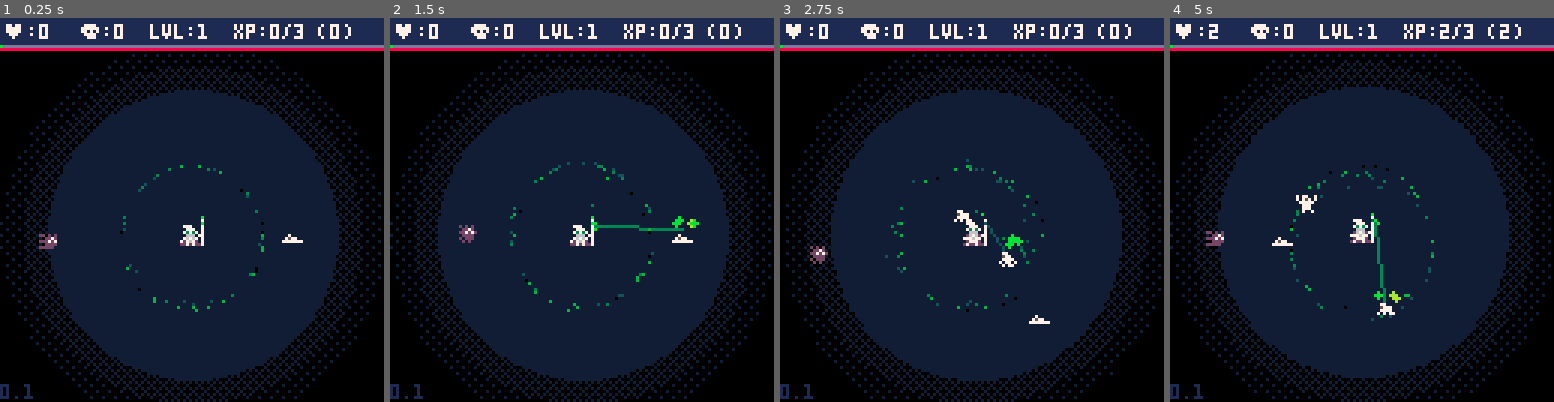
Above: before the commit, frames 1-4 (left to right).
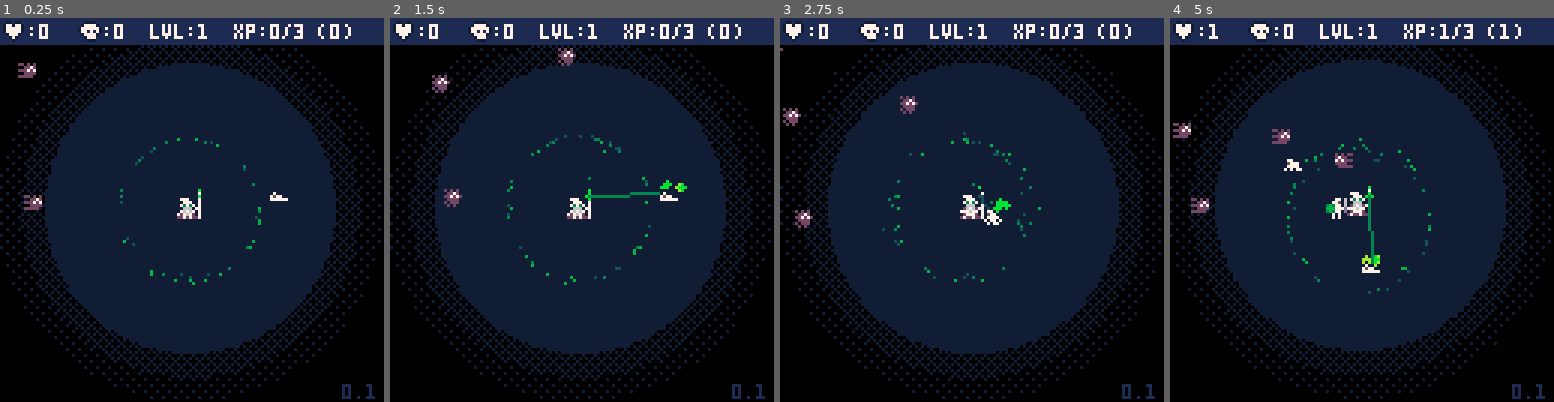
Above: after the commit, the same moments.

Repository: manyweare/heals-p8
Game: PICO-8 cartridge healers.p8
The game is run twice, just before and just after one commit, with the same random seed, the same clock (stepped at 60 frames per second) and the same inputs.
Inputs:
- Up to frame 1 (0.25 s): no input
- Up to frame 2 (1.5 s): tap X (X key) at 0.33, 1.07 s; tap O (Z key) at 0.7 s
- Up to frame 3 (2.75 s): hold Right 1.6-2.1 s; tap O (Z key) at 1.7, 2.1, 2.5 s; tap X (X key) at 1.85 s; hold Up 2.15-2.42 s; hold Right from 2.47 s (still down)
- Up to frame 4 (5 s): tap O (Z key) every 0.4 s from 2.9 to 4.9 s; tap X (X key) at 2.97, 4.08 s; release Right at 3.03 s; hold Left 3.08-3.58 s; hold Down 3.63-3.97 s; hold Right 4.02-4.68 s; hold Up from 4.73 s (still down)

The runs differ from the first frame. In frame 1, 14% of the frame differs, in the area x 0-100%, y 0-100%; in frame 2, 15%; in frame 3, 15%; in frame 4, 16%.

Commit message:
Added entity vs enemy combat
Enemies will move to and target entities
Entities fight back
They both die
When targets die, enemies attack player
Entities can now be healed while hurt

Diff:
--- a/cam.lua
+++ b/cam.lua
@@ -1,16 +1,13 @@
 -- cam
 function setup_cam()
-    cam = {
-        x = 0,
-        y = 0
-    }
+    cam = { x = 0, y = 0 }
+    shk = { x = 0, y = 0 }
     shake = 0
-    shk = { x = 0, y = 0 }
 end
 
 function update_cam()
-    cam.x = flr(p.x + (p.w / 2) - 64) - shk.x
-    cam.y = flr(p.y - (p.h / 2) - 64) - shk.y
+    cam.x = p.x + flr(p.w / 2) - 63 - shk.x
+    cam.y = p.y + flr(p.w / 2) - 63 - shk.y
     u_shake()
 end
 
--- a/coll.lua
+++ b/coll.lua
@@ -1,10 +1,11 @@
 --collision
 
+--rect rect AABB
 function rect_rect_collision(r1, r2)
-    return r1.x < r2.x + r2.w and
-        r1.x + r1.w > r2.x and
-        r1.y < r2.y + r2.h and
-        r1.y + r1.h > r2.y
+    return r1.x < r2.x + r2.w
+            and r1.x + r1.w > r2.x
+            and r1.y < r2.y + r2.h
+            and r1.y + r1.h > r2.y
 end
 
 --this function takes an object
--- a/enemies.lua
+++ b/enemies.lua
@@ -1,8 +1,19 @@
 --enemies
 
+--TODO:
+--use quickset to save tokens
+--enemy state machine:
+--enemies look for healthy entity in range -DONE
+--enemies move to and attack it -DONE
+--when entity dies, resume looking -DONE
+--if none, attack player -DONE
+--if dead, anim dead -DONE
+
 function s_enemies()
+	en_spw_tmr = 0
 	enemies = {}
-	spawn_enemies(1)
+	dead_enemies = {}
+	spawn_enemies(3)
 end
 
 function spawn_enemies(i)
@@ -16,53 +27,68 @@
 			dy = 0,
 			ss = { 64, 65, 66, 67 }, --spritesheet
 			spr = 64, --current sprite
-			hp = 10,
+			hp = 5,
 			dmg = 1,
 			spd = .25,
-			attspd = 15,
+			tgt = {},
+			attspd = 30,
 			attframe = 1,
 			animspd = 30,
+			hit = false,
 			frame = 1, --current frame
 			flip = false, --flip sprite
 			col = {},
-			col_offsets = {},
 			att_sfx = 5,
+			state = "alive"
 		}
 		--collision rect offsets relative to e
-		e.col_offset = {
-			x = 1,
-			y = 1,
-			h = -3,
-			w = -2
-		}
+		e.col_offset = { 1, 1, -2, -3 }
 		--collision rect
 		e.col = {
-			x = e.x + e.col_offset.x,
-			y = e.y + e.col_offset.y,
-			h = e.h + e.col_offset.h,
-			w = e.w + e.col_offset.w
+			x = e.x + e.col_offset[1],
+			y = e.y + e.col_offset[2],
+			w = e.w + e.col_offset[3],
+			h = e.h + e.col_offset[4]
 		}
 		add(enemies, e)
 	end
 end
 
 function u_enemies()
+	en_spw_tmr += 1
+	if (en_spw_tmr % 60 == 0) then
+		en_spw_tmr = 0
+		spawn_enemies(0 + flr(rnd(2)))
+	end
 	for e in all(enemies) do
 		u_col(e)
-		move_to_plr(e)
-		e.flip = flip_spr(e)
-		if rect_rect_collision(e.col, p.col) then
+		local tgt = p
+		--if there are entities ready
+		--find closest, make it the target
+		if not is_empty(entities) then
+			tgt = find_closest(e, entities)
+			move_to(e, tgt)
+			e.flip = flip_spr(e, tgt)
+		else
+			move_to_plr(e)
+			e.flip = flip_spr(e, p)
+		end
+		if rect_rect_collision(e.col, tgt.col) then
 			e.frame = 0
-			e_attack(e)
+			e_attack(e, tgt)
 		else
 			e.attframe = 0
 			e_anim(e)
 		end
 	end
+	move_apart(enemies, 8)
 end
 
 function d_enemies()
 	for e in all(enemies) do
+		spr(e.spr, e.x, e.y, 1, 1, e.flip)
+	end
+	for e in all(dead_enemies) do
 		spr(e.spr, e.x, e.y, 1, 1, e.flip)
 	end
 end
@@ -87,12 +113,21 @@
 	-- end
 end
 
-function e_attack(e)
+function take_dmg(e, dmg)
+	e.hit = true
+	e.hp -= dmg
+	if (e.hp <= 0) kill_enemy(e)
+end
+
+function e_attack(e, tgt)
 	if e.attframe < e.attspd / 2 then
 		if (e.attframe == 1) then
-			-- sfx(-1, 2)
 			sfx(e.att_sfx, 2)
-			p_take_damage(e.dmg, true)
+			if tgt == p then
+				p_take_damage(e.dmg, true)
+			else
+				e_take_dmg(tgt, e.dmg)
+			end
 		end
 		e.spr = e.ss[3]
 	elseif e.attframe == e.attspd then
@@ -102,3 +137,12 @@
 	end
 	e.attframe += 1
 end
+
+function kill_enemy(e)
+	e.frame = 0
+	e.spr = 68
+	e.state = "dead"
+	add(dead_enemies, e)
+	del(enemies, e)
+	sfx(sfxt.enemy_dead, 2)
+end
--- a/entities.lua
+++ b/entities.lua
@@ -1,9 +1,14 @@
 -- entities
+
+--TODO:
+--use quickset to save tokens
+
 function setup_entities()
 	spw_tmr = 0
 	decay_rate = 120
 	entities = {}
 	spawning = {}
+	dead = {}
 	spawn_entities(1)
 end
 
@@ -12,47 +17,106 @@
 		e = {
 			hp = 1 + flr(rnd(3)),
 			maxhp = 4,
+			dmg = .5,
+			attspd = 15,
+			attframe = 1,
+			att_sfx = 5,
 			x = flr(rnd(120)),
 			y = flr(rnd(120)) + hud.h,
-			w = 7,
-			h = 7,
-			ss = { 32, 33, 34, 35, 36, 37, 38, 39 },
+			w = 8,
+			h = 8,
+			ss = { 32, 33, 34, 35, 36, 37, 38, 39, 40, 41 },
 			spr = 33,
 			dist = 0,
 			decay = 0,
 			frame = 0,
 			flip = rnd() < .5,
-			tgl = true,
-			dead = false
+			tgl = true, --controls toggle-based animations
+			hit = false, --controls being hit animation
+			state = "spawning"
 		}
 		e.dist = approx_dist(p.x, p.y, e.x, e.y)
+		--collision rect offsets relative to e
+		-- x,y,w,h
+		e.col_offset = { 0, 0, -1, -2 }
+		--collision rect
+		e.col = {
+			x = e.x + e.col_offset[1],
+			y = e.y + e.col_offset[2],
+			w = e.w + e.col_offset[3],
+			h = e.h + e.col_offset[4]
+		}
 		add(spawning, e)
 	end
 end
 
 function update_entities()
 	spw_tmr += 1
-	if (spw_tmr % 60 == 0) then
+	if (spw_tmr % 120 == 0) then
 		spw_tmr = 0
-		spawn_entities(1 + rnd(2))
+		spawn_entities(1 + flr(rnd(2)))
 	end
 	for e in all(spawning) do
 		e.frame += 1
 		anim_spawn(e)
 	end
+	for e in all(dead) do
+		e.frame += 1
+		anim_dead(e)
+	end
 	for e in all(entities) do
 		e.frame += 1
-		if not e.dead then
+		if e.state == "hurt" then
 			if e.hp < e.maxhp then
 				decay_entity(e)
 				anim_entity(e)
 			else
 				anim_healed(e)
 			end
-		else
-			anim_dead(e)
-		end
-	end
+		elseif e.state == "ready" then
+			if not is_empty(enemies) then
+				local tgt = find_closest(e, enemies)
+				e.flip = flip_spr(e, tgt)
+				if rect_rect_collision(e.col, tgt.col) then
+					e.frame = 0
+					attack(e, tgt)
+				else
+					e.attframe = 0
+				end
+			end
+			anim_ready(e)
+		end
+		-- if not e.dead then
+		-- 	if e.hp < e.maxhp then
+		-- 		decay_entity(e)
+		-- 		anim_entity(e)
+		-- 	else
+		-- 		anim_healed(e)
+		-- 	end
+		-- else
+		-- 	anim_dead(e)
+		-- end
+	end
+	-- for e in all(ready) do
+	-- 	e.frame += 1
+	-- 	if (e.hp <= 0) then
+	-- 		e.dead = true
+	-- 		add(entities, e)
+	-- 		del(ready, e)
+	-- 	else
+	-- 		if not is_empty(enemies) then
+	-- 			local tgt = find_closest(e, enemies)
+	-- 			e.flip = flip_spr(e, tgt)
+	-- 			if rect_rect_collision(e.col, tgt.col) then
+	-- 				e.frame = 0
+	-- 				attack(e, tgt)
+	-- 			else
+	-- 				e.attframe = 0
+	-- 			end
+	-- 		end
+	-- 		anim_ready(e)
+	-- 	end
+	-- end
 end
 
 function decay_entity(e)
@@ -60,13 +124,37 @@
 	if (e.hp > 0) and (e.decay >= decay_rate) then
 		e.hp -= 1
 		e.decay = 0
-	end
+	elseif e.hp <= 0 then
+		kill_entity(e)
+	end
+end
+
+function attack(e, tgt)
+	if e.attframe < e.attspd / 2 then
+		if (e.attframe == 1) then
+			-- sfx(e.att_sfx, 2)
+			take_dmg(tgt, e.dmg)
+		end
+		-- e.spr = 41 --hardcoded attack sprite
+	elseif e.attframe == e.attspd then
+		e.attframe = 0
+		-- else
+		-- 	e.spr = 39
+	end
+	e.attframe += 1
+end
+
+function e_take_dmg(e, dmg)
+	e.hit = true
+	e.hp -= dmg
 	if (e.hp <= 0) kill_entity(e)
 end
 
 function kill_entity(e)
 	e.frame = 0
-	e.dead = true
+	e.state = "dead"
+	add(dead, e)
+	del(entities, e)
 	hud.dead += 1
 	sfx(sfxt.thud)
 end
@@ -86,6 +174,7 @@
 	if e.frame == 30 then
 		e.frame = 0
 		e.tgl = true
+		e.state = "hurt"
 		anim_entity(e)
 		add(entities, e)
 		del(spawning, e)
@@ -105,31 +194,41 @@
 		addxp(1)
 		sfx(sfxt.healed)
 	end
-	if e.frame <= 45 then
-		if (e.frame % 5 == 0) then
-			e.tgl = not e.tgl
-		end
+	if e.frame <= 30 then
+		if (e.frame % 5 == 0) then e.tgl = not e.tgl end
 		if e.tgl then
 			e.spr = 36
 		else
 			e.spr = 37
 		end
-	elseif e.frame > 45 then
+	elseif e.frame > 30 then
+		e.frame = 0
+		e.state = "ready"
+	end
+end
+
+function anim_ready(e)
+	if (e.frame % 5 == 0) e.tgl = not e.tgl
+	if e.tgl then
 		e.spr = 38
-		e.y -= 7
-	elseif e.frame > 60 then
-		del(entities, e)
+	else
+		--flash to hit sprite instead of reg sprite if hit
+		if e.hit then
+			e.spr = 40
+		else
+			e.spr = 39
+		end
+	end
+	--reset to avoid hit flash more than once
+	if (e.frame > 10) then
+		e.hit = false
+		e.frame = 0
 	end
 end
 
 function anim_dead(e)
-	if e.frame < 600 then
-		e.spr = e.ss[1]
-		-- elseif e.frame >= 150 and e.frame < 600 then
-		-- 	e.spr = e.ss[8]
-	elseif e.frame >= 600 then
-		del(entities, e)
-	end
+	e.spr = e.ss[1]
+	if (e.frame >= 6000) del(dead, e)
 end
 
 function draw_entities()
@@ -139,4 +238,7 @@
 	for e in all(entities) do
 		spr(e.spr, e.x, e.y, 1, 1, e.flip)
 	end
-end
+	for e in all(dead) do
+		spr(e.spr, e.x, e.y, 1, 1, e.flip)
+	end
+end
--- /dev/null
+++ b/gamestates.lua
@@ -0,0 +1 @@
+--gamestates
--- a/healers.p8
+++ b/healers.p8
@@ -3,6 +3,7 @@
 __lua__
 --includes
 #include main.lua
+#include gamestates.lua
 #include tools.lua
 #include coll.lua
 #include map.lua
@@ -53,8 +54,9 @@
 
 
 
+
 __gff__
-0000000100000000000000000000000002020202000000000000000000000000010202020202000000000000000000000303000000000000000000000000000006060606000000000000000000000000000000000000000000000000000000000000000000000000000000000000000000000000000000000000000000000000
+0000000100000000000000000000000002020202000000000000000000000000010202020202020202020000000000000303000000000000000000000000000006060606060000000000000000000000000000000000000000000000000000000000000000000000000000000000000000000000000000000000000000000000
 0000000000000000000000000000000000000000000000000000000000000000000000000000000000000000000000000000000000000000000000000000000000000000000000000000000000000000000000000000000000000000000000000000000000000000000000000000000000000000000000000000000000000000
 __map__
 0202020202020202020202020202020202020202020202020000000000000000000000000000000000000000000000000000000000000000000000000000000000000000000000000000000000000000000000000000000000000000000000000000000000000000000000000000000000000000000000000000000000000000
--- a/heals.lua
+++ b/heals.lua
@@ -133,16 +133,6 @@
 
 function draw_heals()
 	for h in all(heals) do
-		-- updates p in relation to player
-		h.x = p.x + flr(p.w / 2)
-		h.y = p.y + flr(p.h / 2)
-		-- places heal on tip of staff
-		if not p.flipx then
-			h.x += 4
-		else
-			h.x += -3
-		end
-		h.y += -3
 		-- TODO: animate different types of heals
 		if (h.type == "beam") then
 			-- staff orb glow
@@ -163,7 +153,17 @@
 		--	del(heals, h)
 		--end
 		h.lt -= 1
-		if (h.lt == 0) del(heals, h)
+		if (h.lt == 0) then del(heals, h) end
+		-- updates p in relation to player
+		h.x = p.x + flr(p.w / 2)
+		h.y = p.y + flr(p.h / 2)
+		-- places heal on tip of staff
+		if not p.flipx then
+			h.x += 3
+		else
+			h.x += -4
+		end
+		h.y += -4
 	end
 end
 
@@ -211,20 +211,9 @@
 	return (e.hp > 0) and (e.hp < e.maxhp)
 end
 
-function closest_hurt(o, t)
+function closest_hurt(e, t)
 	local ht = all_hurt(t)
-	-- setting the initial check to 32767 because
-	-- it is the highest int p8 supports
-	local c = 32767
-	local ce = {}
-	for e in all(ht) do
-		e.dist = approx_dist(o.x, o.y, e.x, e.y)
-		if (e.dist < c) then
-			c = e.dist
-			ce = e
-		end
-	end
-	return ce
+	return find_closest(e, ht)
 end
 
 function all_hurt(t)
--- a/hud.lua
+++ b/hud.lua
@@ -1,4 +1,7 @@
--- hud
+--hud
+
+--TODO:
+--use quickset to save tokens
 
 function setup_hud()
 	hud = {
@@ -16,29 +19,36 @@
 function update_hud()
 	hud.x = cam.x
 	hud.y = cam.y
-	-- hud.dead = dead
-	-- hud.healed = healed
+	--hud.dead = dead
+	--hud.healed = healed
 	hud.xp = flr(p.curxp / xpmax) * hud.w
 	hud.hp = flr(p.hp / p.hpmax) * hud.w
 end
 
 function draw_hud()
-	-- bg
+	--bg
 	rectfill(hud.x, hud.y, hud.x + hud.w, hud.y + hud.h, 1)
-	-- healed
+	--healed
 	spr(hud.spr[2], hud.x, hud.y + 0)
 	print(":" .. tostr(hud.healed), hud.x + 9, hud.y + 2, 7)
-	-- dead
+	--dead
 	spr(hud.spr[1], hud.x + 26, hud.y + 0)
 	print(":" .. tostr(hud.dead), hud.x + 34, hud.y + 2, 7)
-	-- border
-	-- rect(hud.x, hud.y, hud.x + 127, hud.y + 127, 1)
-	-- text
+	--border
+	--rect(hud.x, hud.y, hud.x + 127, hud.y + 127, 1)
+	--text
 	print("lvl:" .. tostr(p.lvl), hud.x + 50, hud.y + 2, 7)
 	print("xp:" .. tostr(p.curxp) .. "/" .. tostr(xpmax) .. " (" .. tostr(p.totalxp) .. ")", hud.x + 78, hud.y + 2, 7)
-	d_xp_bar()
-	d_hp_bar()
-	print(version, hud.x, hud.y + 122, 1)
+	--d_xp_bar()
+	--d_hp_bar()
+	print(version, hud.x + 114, hud.y + 122, 1)
+	--debug
+	-- print(tostr(p.dx), hud.x, hud.y + 12, 7)
+	-- print(tostr(p.dy), hud.x, hud.y + 18, 7)
+	-- print(tostr(p.x), hud.x, hud.y + 24, 7)
+	-- print(tostr(p.y), hud.x, hud.y + 30, 7)
+	-- print(tostr(cam.x), hud.x, hud.y + 36, 7)
+	-- print(tostr(cam.y), hud.x, hud.y + 42, 7)
 end
 
 --TODO: fix bars
--- a/main.lua
+++ b/main.lua
@@ -1,24 +1,23 @@
--- main
+--main
+
 function _init()
 	version = "0.1"
 	pi = 3.14
-	-- color pal
+	--color pal
 	poke(0x5f2e, 1)
 	pal({ [0] = 0, 1, 129, 3, 133, 5, 6, 7, 8, 138, 139, 11, 141, 13, 130, 131 }, 1)
 	--switch to a more NES palette
 	--this isn't it but better than the above
-	-- pal({ [0] = 0, 1, 129, 3, 133, 5, 6, 7, 8, 9, 135, 141, 12, 142, 11, 138 }, 1)
-	-- manager
-	healed = 0
-	dead = 0
+	--pal({ [0] = 0, 1, 129, 3, 133, 5, 6, 7, 8, 9, 135, 141, 12, 142, 11, 138 }, 1)
+	--manager
 	xpmax = 3
 	xpmod = 1
 	lvlanim = 0
-	-- easing vars
+	--easing vars
 	te = 0
 	lt = time()
 	dt = 0
-	-- setup
+	--setup
 	map_setup()
 	setup_hud()
 	player_setup()
@@ -30,15 +29,15 @@
 end
 
 function _update()
-	-- easing var
+	--easing var
 	t = time()
-	-- update funcs
+	--update funcs
 	update_heals()
 	update_entities()
 	u_enemies()
 	update_player()
+	update_hud()
 	update_fx()
-	update_hud()
 	update_cam()
 end
 
@@ -46,25 +45,25 @@
 	cls()
 	draw_map()
 	draw_range()
+	draw_fx()
+	draw_player()
 	draw_heals()
-	draw_fx()
 	draw_entities()
 	d_enemies()
-	draw_player()
 	draw_hud()
 	draw_lvlup()
 	draw_cam()
 end
 
--- manager
+--manager
 function addxp(xp)
 	local ovrxp = 0
 	xp *= xpmod
-	-- check for lvl up and overflow
+	--check for lvl up and overflow
 	if p.curxp + xp >= xpmax then
 		ovrxp = (p.curxp + xp) - xpmax
 		p.curxp = ovrxp
-		-- TODO: leveling curve
+		--TODO: adjust leveling curve
 		lvlup()
 	else
 		p.curxp += xp * xpmod
@@ -86,8 +85,18 @@
 function draw_lvlup()
 	if lvlanim > 0 then
 		lvlup_fx()
-		-- print("lvl up!", p.x - 8, p.y + 10, 7)
+		--print("lvl up!", p.x - 8, p.y + 10, 7)
 		lvlanim += 1
 		if (lvlanim > 60) lvlanim = 0
 	end
 end
+
+function draw_range()
+	local c = 2
+	fillp(0x7fdf)
+	circfill(p.x + flr(p.w / 2), p.y + flr(p.h / 2), hrange + 16, c)
+	fillp(0x7ada)
+	circfill(p.x + flr(p.w / 2), p.y + flr(p.h / 2), hrange + 8, c)
+	fillp()
+	circfill(p.x + flr(p.w / 2), p.y + flr(p.h / 2), hrange, c)
+end
--- a/player.lua
+++ b/player.lua
@@ -1,9 +1,12 @@
--- player
+--player
 
--- l, r, u, d, lu, ru, rd, ld
--- dir_bit = { 1, 2, 4, 8, 5, 6, 10, 9 }
--- dirx = { -1, 1, 0, 0, -1, 1, 1, -1 }
--- diry = { 0, 0, -1, 1, -1, -1, 1, 1 }
+--l, r, u, d, lu, ru, rd, ld
+--dir_bit = { 1, 2, 4, 8, 5, 6, 10, 9 }
+--dirx = { -1, 1, 0, 0, -1, 1, 1, -1 }
+--diry = { 0, 0, -1, 1, -1, -1, 1, 1 }
+
+--TODO:
+--use quickset to save tokens
 
 function player_setup()
 	p = {
@@ -15,58 +18,41 @@
 		hp = 100,
 		hpmax = 100,
 		regen = .1,
-		x = 60,
-		y = 60,
+		x = 64,
+		y = 64,
 		dx = 0,
 		dy = 0,
 		w = 8,
 		h = 8,
-		xspd = 1,
-		yspd = 1,
-		a = 1,
-		drg = .8,
+		spd = 1,
+		maxspd = 1,
 		spr = 16,
 		ss = { 16, 17, 18, 19 },
 		f = 0,
 		animspd = 3,
 		flipx = false,
 		flipy = false,
-		col = {},
-		col_offset = {}
+		col = {}
 	}
 	--player collision rect offsets
-	p.col_offset = {
-		x = 1,
-		y = 2,
-		h = -2,
-		w = -3
-	}
+	p.col_offset = { 1, 2, -3, -2 }
 	--collision rect
 	p.col = {
-		x = p.x + p.col_offset.x,
-		y = p.y + p.col_offset.y,
-		h = p.h + p.col_offset.h,
-		w = p.w + p.col_offset.w
+		x = p.x + p.col_offset[1],
+		y = p.y + p.col_offset[2],
+		w = p.w + p.col_offset[3],
+		h = p.h + p.col_offset[4]
 	}
-	-- trail fx colors
+	--trail fx colors
 	tclrs = { 7, 11, -13 }
 end
 
 function draw_player()
 	if not (p.inv_c / 2 % 2 < 1) then
-		spr(0, p.x, p.y, 1, 1, p.flipx, p.flipy)
+		spr(1, p.x, p.y, 1, 1, p.flipx, p.flipy)
 	else
 		spr(p.spr, p.x, p.y, 1, 1, p.flipx, p.flipy)
 	end
-end
-
-function draw_range()
-	fillp(0x7fdf)
-	circfill(p.x + flr(p.w / 2), p.y + flr(p.h / 2), hrange + 16, 2)
-	fillp(0x7ada)
-	circfill(p.x + flr(p.w / 2), p.y + flr(p.h / 2), hrange + 8, 2)
-	fillp()
-	circfill(p.x + flr(p.w / 2), p.y + flr(p.h / 2), hrange, 2)
 end
 
 function update_player()
@@ -75,7 +61,7 @@
 	--update player's collision rect coords
 	u_col(p)
 	--invulnerability counters
-    p.inv_c = max(p.inv_c - 1, 0)
+	p.inv_c = max(p.inv_c - 1, 0)
 end
 
 function anim_player()
@@ -85,72 +71,85 @@
 		if p.f == p.animspd then
 			p.f = 0
 			p.spr += 1
-			-- 4 is hardcoded, length of ss table
-			if (p.spr > p.ss[4]) p.spr = p.ss[1]
+			if (p.spr > p.ss[#p.ss]) p.spr = p.ss[1]
 		end
 	else
-		-- temp idle spr
+		--temp idle spr
 		p.spr = 17
 	end
-	-- flip trail if player is flipped
+	--flip trail if player is flipped
 	local xo = p.w
-	if (p.flipx) xo += -7
-	-- fire fx
+	if (p.flipx) xo -= p.w - 1
+	--fire fx
 	trail_fx(p.x + xo, p.y, tclrs, 1)
 end
 
 function move_player()
-	-- bitmask to remove triple presses
+	local dx, dy = 0, 0
+
+	--drag coeficient
+	local drg = .8
+
+	--bitmask to remove triple presses
 	local btnm = btn() & 0b1111
-	-- normalized diag coef
-	local ndiag = 0.2
-	-- left
+
+	--normalized diagonal coeficient
+	local n = .7
+
 	if (btnm == 1) then
-		p.dx -= p.a
-		p.dy = 0
-		-- right
+		--left
+		dx -= 1
+		dy = 0
 	elseif (btnm == 2) then
-		p.dx += p.a
-		p.dy = 0
-		-- up
+		--right
+		dx += 1
+		dy = 0
 	elseif (btnm == 4) then
-		p.dx = 0
-		p.dy -= p.a
-		-- down
+		--up
+		dx = 0
+		dy -= 1
 	elseif (btnm == 8) then
-		p.dx = 0
-		p.dy += p.a
-		-- left + up
+		--down
+		dx = 0
+		dy += 1
 	elseif (btnm == 5) then
-		p.dx -= p.a * ndiag
-		p.dy -= p.a * ndiag
-		-- right + up
+		--left + up
+		dx -= 1
+		dy -= 1
 	elseif (btnm == 6) then
-		p.dx += p.a * ndiag
-		p.dy -= p.a * ndiag
-		-- right + down
+		--right + up
+		dx += 1
+		dy -= 1
 	elseif (btnm == 10) then
-		p.dx += p.a * ndiag
-		p.dy += p.a * ndiag
-		-- left + down
+		--right + down
+		dx += 1
+		dy += 1
 	elseif (btnm == 9) then
-		p.dx -= p.a * ndiag
-		p.dy += p.a * ndiag
+		--left + down
+		dx -= 1
+		dy += 1
 	else
-		p.dx = 0
-		p.dy = 0
+		dx = 0
+		dy = 0
 	end
-	p.dx = mid(-p.xspd, p.dx, p.xspd)
-	p.dy = mid(-p.yspd, p.dy, p.yspd)
+
+	dx = mid(-p.maxspd, dx, p.maxspd)
+	dy = mid(-p.maxspd, dy, p.maxspd)
+
+	--normalize diagonals
+	if abs(dx) == abs(dy) then
+		dx *= n
+		dy *= n
+	end
 
 	wall_check(p)
 
-	if can_move(p, p.dx, p.dy) then
-		p.x += p.dx
-		p.y += p.dy
+	if can_move(p, dx, dy) then
+		p.x += dx
+		p.y += dy
 	else
-		tdx = p.dx
-		tdy = p.dy
+		tdx = dx
+		tdy = dy
 		while not can_move(p, tdx, tdy) do
 			if (abs(tdx) <= 0.1) then
 				tdx = 0
@@ -167,21 +166,32 @@
 		p.y += tdy
 	end
 
-	if (abs(p.dx) > 0) p.dx *= p.drg
-	if (abs(p.dy) > 0) p.dy *= p.drg
-	if (abs(p.dx) < 0.02) p.dx = 0
-	if (abs(p.dy) < 0.02) p.dy = 0
+	--TODO: FIX COBBLESTONING
+	--anti-cobblestone
+	if (p.dx != dx) and (p.dy != dy) and (dx == dy) then
+		p.x = flr(p.x) + .5
+		p.y = flr(p.y) + .5
+	end
+
+	p.dx = dx
+	p.dy = dy
+
+	-- drag
+	if (abs(dx) > 0) dx *= drg
+	if (abs(dy) > 0) dy *= drg
+	if (abs(dx) < 0.02) dx = 0
+	if (abs(dy) < 0.02) dy = 0
 end
 
 --player take damage
----d is dmg
----i is boolean for iframes
+--d is dmg
+--i is boolean for iframes
 function p_take_damage(d, i)
 	add_shake(3)
-    local _d = d
-    if _d < ceil(d * 0.4) then
-        _d = ceil(d * 0.4)
-    end
-    p.hp = max(p.hp - max(1, d), 0)
-    if (i) p.inv_c = p.inv_f
+	local _d = d
+	if _d < ceil(d * 0.4) then
+		_d = ceil(d * 0.4)
+	end
+	p.hp = max(p.hp - max(1, d), 0)
+	if (i) p.inv_c = p.inv_f
 end
--- a/tools.lua
+++ b/tools.lua
@@ -6,13 +6,14 @@
 
 --count or reset
 function c_or_r(c, n)
-    if c > n then
-        return 0
-    else
-        return c + 1
-    end
-end
-
+	if c > n then
+		return 0
+	else
+		return c + 1
+	end
+end
+
+-- from pico-8 wiki math
 function log10(n)
 	if (n <= 0) return nil
 	local f, t = 0, 0
@@ -35,6 +36,27 @@
 	return t / 2.30259
 end
 
+--by magic_chopstick
+--sets multiple values on an object, less token intensive
+function quickset(obj, keys, vals)
+	local v, k = split(vals), split(keys)
+	-- remove/comment out the assert below before publication
+	assert(#v == #k, "quickset() error: key/val count mismatch (" .. #k .. " keys, " .. #v .. " values)")
+	for i = 1, #k do
+		local p, o = v[i]
+		if p == "false" then
+			o = false
+		elseif p == "true" then
+			o = true
+		elseif tostr(p)[1] == "{" then
+			o = split(sub(p, 2, -2), "|")
+		else
+			o = p
+		end
+		obj[k[i]] = o
+	end
+end
+
 -- function angle_move(x, y, targetx, targety, speed)
 -- 	local a = atan2(x - targetx, y - targety)
 -- 	return { x = -speed * cos(a), y = -speed * sin(a) }
@@ -46,56 +68,84 @@
 end
 
 function move_to_plr(e)
-	local a = get_dir(p.x - (p.w/2), p.y - (p.h/2), e.x, e.y)
-    local dx = cos(a)
-    local dy = sin(a)
-    if not rect_rect_collision(e.col, p.col) then
-        --update the direction vars to allow is_moving check
-        e.dx = dx
-        e.dy = dy
-	    e.x -= e.dx * e.spd
-	    e.y -= e.dy * e.spd
-    end
-end
-
-function flip_spr(e)
-    if (e.x < p.x) then
-        return false
-    else
-        return true
-    end
+	local a = get_dir(p.x - (p.w / 2), p.y - (p.h / 2), e.x, e.y)
+	local dx = cos(a)
+	local dy = sin(a)
+	if not rect_rect_collision(e.col, p.col) then
+		--update the direction vars to allow is_moving check
+		e.dx = dx
+		e.dy = dy
+		e.x -= e.dx * e.spd
+		e.y -= e.dy * e.spd
+	end
+end
+
+function move_to(e, t)
+	local a = get_dir(t.x - (t.w / 2), t.y - (t.h / 2), e.x, e.y)
+	local dx = cos(a)
+	local dy = sin(a)
+	if not rect_rect_collision(e.col, t.col) then
+		--update the direction vars to allow is_moving check
+		e.dx = dx
+		e.dy = dy
+		e.x -= e.dx * e.spd
+		e.y -= e.dy * e.spd
+	end
+end
+-- move entities in a table (t) apart from each other up to an r radius
+-- adapted from Beckon the Hellspawn
+function move_apart(t, r)
+	for i = 1, #t - 1 do
+		for j = i + 1, #t do
+			if rect_rect_collision(t[i], t[j]) then
+				local dist = approx_dist(t[i].x, t[i].y, t[j].x, t[j].y)
+				local dir = get_dir(t[i].x, t[i].y, t[j].x, t[j].y)
+				local dif = r - dist
+				t[j].x += cos(dir) * dif
+				t[j].y += sin(dir) * dif
+			end
+		end
+	end
+end
+
+function flip_spr(e, t)
+	if (e.x < t.x) then
+		return false
+	else
+		return true
+	end
 end
 
 function u_col(e)
-    e.col.x = e.x + e.col_offset.x
-    e.col.y = e.y + e.col_offset.y
+	e.col.x = e.x + e.col_offset[1]
+	e.col.y = e.y + e.col_offset[2]
 end
 
 function col(a, b, r)
-    local x = abs(a.x - b.x)
-    if x > r then return false end
-    local y = abs(a.y - b.y)
-    if y > r then return false end
-    return (x * x + y * y) < r * r
+	local x = abs(a.x - b.x)
+	if x > r then return false end
+	local y = abs(a.y - b.y)
+	if y > r then return false end
+	return (x * x + y * y) < r * r
 end
 
 function player_col(e)
-    if p.inv_c < 1 then
-        if col(p, e, 4) then
-            add_shake(8)
-            p_take_damage(e.dmg, true)
-            return true
-        end
-    end
-    return false
+	if p.inv_c < 1 then
+		if col(p, e, 4) then
+			add_shake(8)
+			p_take_damage(e.dmg, true)
+			return true
+		end
+	end
+	return false
 end
 
 function reset_pos(e)
-    e.x, e.y = rpd(128, 32)
+	e.x, e.y = rpd(128, 32)
 end
 
 function get_dir(x1, y1, x2, y2)
-    return atan2(x2 - x1, y2 - y1)
+	return atan2(x2 - x1, y2 - y1)
 end
 
 function approx_dist(x1, y1, x2, y2)
@@ -109,12 +159,27 @@
 	return b0 * 0.9609 + a0 * 0.3984
 end
 
+function find_closest(o, t)
+	-- setting the initial dist check to 32767 (a large num)
+	-- because it is the highest int p8 supports
+	local c, d = 32767, 0
+	local ce = {}
+	for e in all(t) do
+		d = approx_dist(o.x, o.y, e.x, e.y)
+		if (d < c) then
+			c = d
+			ce = e
+		end
+	end
+	return ce
+end
+
 function rpd(d, rd)
-    local _dir = rnd(1)
-    local _rad = d + flr(rnd(rd))
-    local x = 64 + cos(_dir) * _rad
-    local y = 64 + sin(_dir) * _rad
-    return unpack({ x, y })
+	local _dir = rnd(1)
+	local _rad = d + flr(rnd(rd))
+	local x = 64 + cos(_dir) * _rad
+	local y = 64 + sin(_dir) * _rad
+	return unpack({ x, y })
 end
 
 function is_empty(t)
@@ -124,6 +189,7 @@
 	return true
 end
 
+-- easing functions
 function ease_out_quad(t, b, c, d)
 	t = t / d
 	return -c * t * (t - 2) + b
@@ -145,3 +211,8 @@
 	end
 	return t
 end
+
+--draw collision
+function d_col(e)
+	line(e.col.x, e.col.y, e.col.w, e.col.h, 8)
+end
Not shown, changed: 27 lines of the sprite sheet (__gfx__) section of healers.p8
